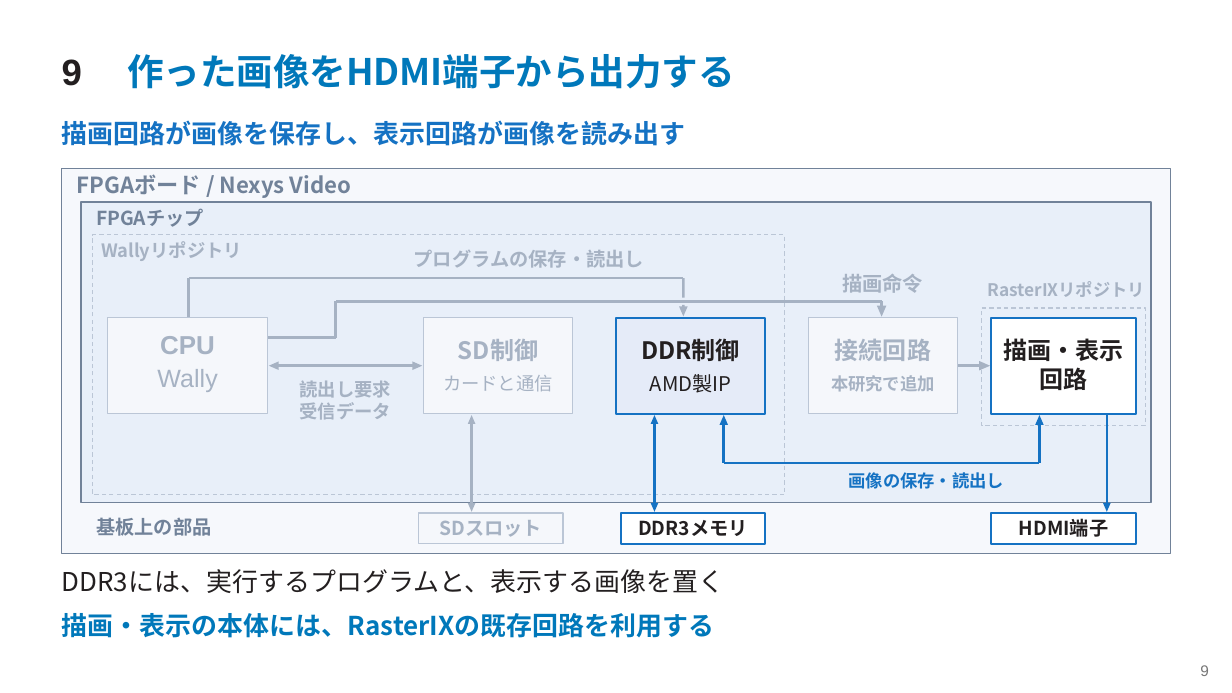
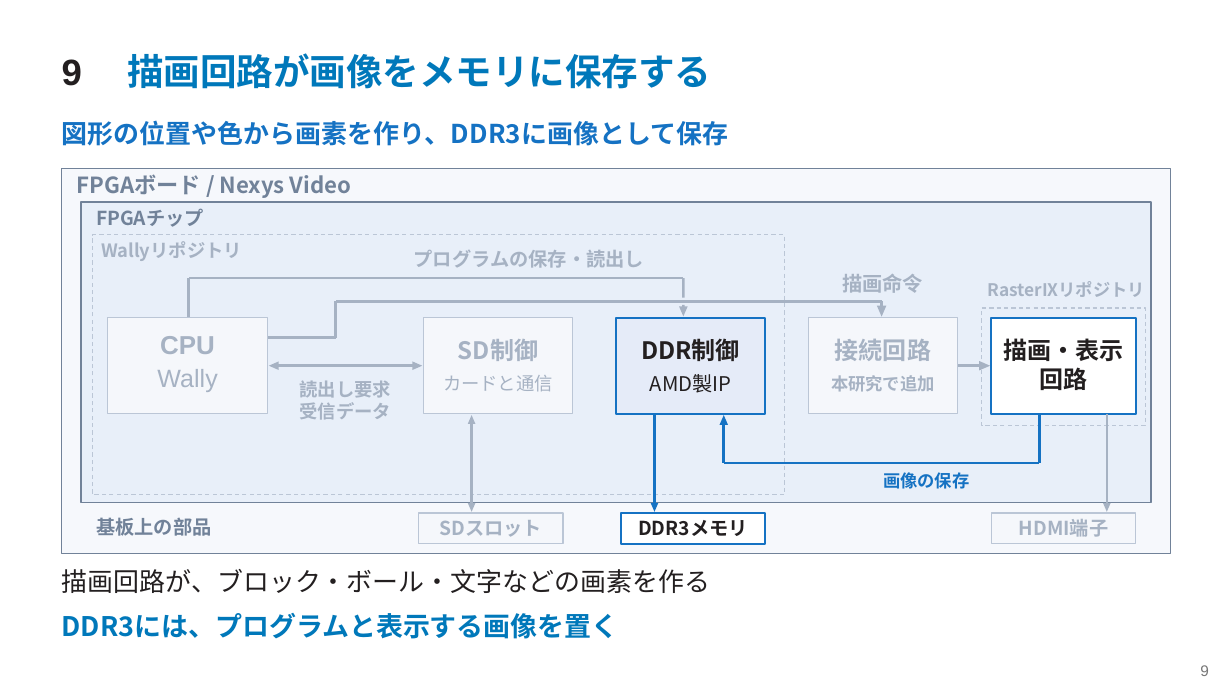
Before and after one commit to SoshiroFujimori/wally-game-console-research, a slide deck: slide 9 of docs/presentation/中間発表_主要事項.pptx. Drawn at 1232x693 pixels with LibreOffice and Linux fonts; fonts in the diff are those of the drawing. Boxes give left, top, right and bottom in pixels: in the first picture for what was removed or moved away, otherwise in the second. Text is boxed around its words. In the diff, an @@ line names an element or a change of style, - is before the commit and + after.

```diff
--- a/docs/presentation/中間発表_主要事項.pptx
+++ b/docs/presentation/中間発表_主要事項.pptx
@@ text at <box>127,53,711,89</box>: text changed @@
-作った画像をHDMI端子から出力する
+描画回路が画像をメモリに保存する
@@ text at <box>62,120,729,146</box>: text changed @@
-描画回路が画像を保存し、表示回路が画像を読み出す
+図形の位置や色から画素を作り、DDR3に画像として保存
@@ freeform shape removed at <box>651,415,658,424</box> @@
@@ freeform shape: place and size @@
-freeform shape at <box>653,422,656,505</box>
+freeform shape at <box>653,413,656,505</box>
@@ freeform shape removed at <box>1035,415,1043,425</box> @@
@@ freeform shape: place and size @@
-freeform shape at <box>1039,423,1042,464</box>
+freeform shape at <box>1039,413,1042,465</box>
@@ freeform shape at <box>1106,413,1109,505</box>: fill #1572C3 to #A6B2C3 @@
@@ text at <box>883,472,969,489</box>: text changed @@
-画像の保存・読出し
+画像の保存
@@ freeform shape at <box>1104,503,1111,512</box>: fill #1572C3 to #A6B2C3 @@
@@ rectangle at <box>992,513,1136,543</box>: fill #FFFFFF to #F5F7FB; outline #1572C3 1.65 pt to #BBC6D6 0.9 pt @@
@@ text "HDMI端子" at <box>1019,519,1109,537</box>: text colour #231F20 to #A6B2C3 @@
@@ text added at <box>62,569,711,593</box>, 20.2 pt, text #231F20 @@
+描画回路が、ブロック・ボール・文字などの画素を作る
@@ text at <box>62,613,619,639</box>: text changed; size 20.2 to 21 pt; text colour #231F20 to #0078BA; bold on @@
-DDR3には、実行するプログラムと、表示する画像を置く
+DDR3には、プログラムと表示する画像を置く
@@ text removed at <box>62,613,715,638</box> @@
-描画・表示の本体には、RasterIXの既存回路を利用する
```
Also in this commit, not shown: 8 other slides changed, 3 slides added, 3 slides removed, 23 other files.
